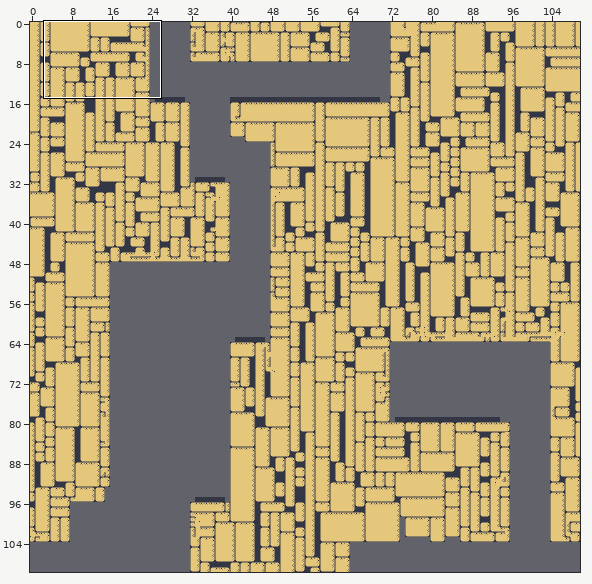
One commit to this Tiled map (JSON): src/assets/tilemaps/southwestwest.json. Above, an overview of the earlier version with the close-up marked.
Close-up. Before the commit:
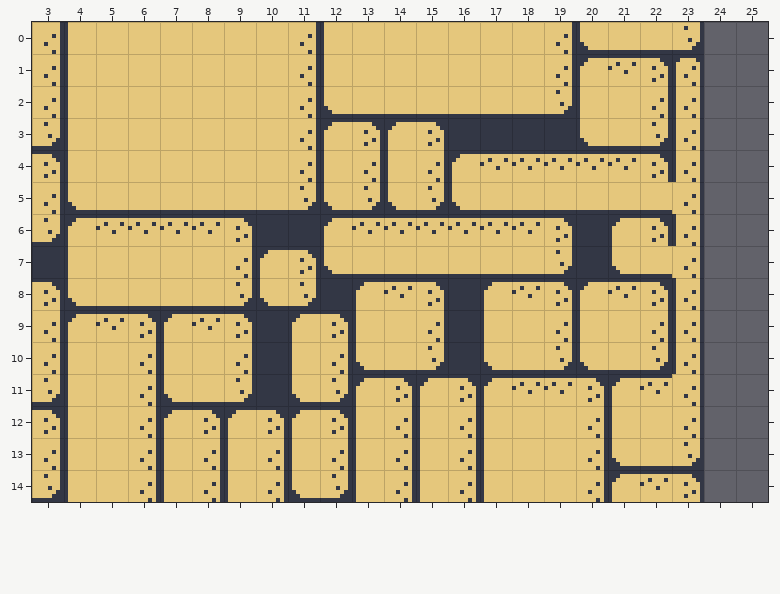
Cells are 8x8 px. Shown: x 3..25, y 0..14. The commit also changed other parts of the map, which this record leaves out.
And afterwards:
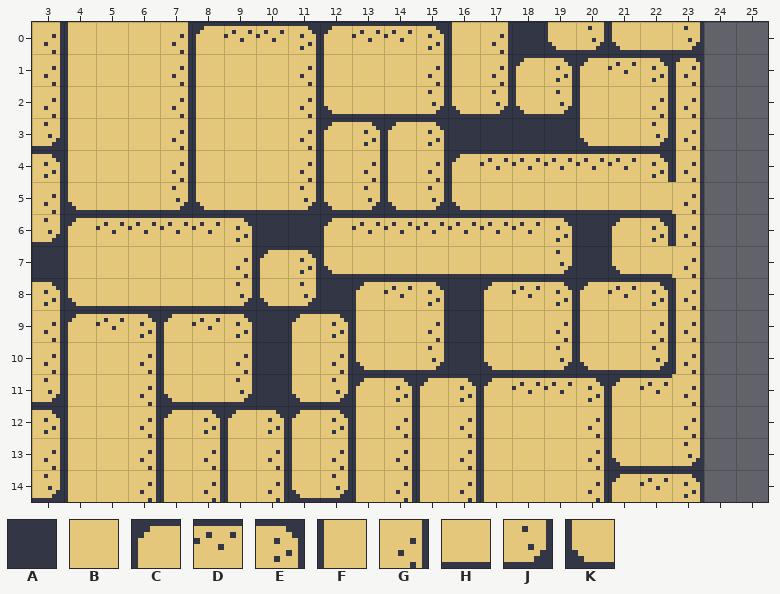
Key: from "tiles": A 1, B 2, C 8, D 9, E 10, F 11, G 12, H 15, J 16, K 18.
_ is an empty cell.
Edits made:
Layer "Tile Layer 1":
y 0: x 7..21 BBBBGFBBBBBBGKH -> GCDDECDDEFGAKJK
y 1: x 7..8 BB -> GF; x 15..19 BBBBG -> GFGCE
y 2: x 7..8 BB -> GF; x 15..18 HHHH -> JKJK
y 3..4: x 7..8 BB -> GF
y 5: x 7..8 HH -> JK
Changed places in both close-ups, as pixel boxes (x1, y1, x2, y2):
changed: (172, 22, 620, 210)
